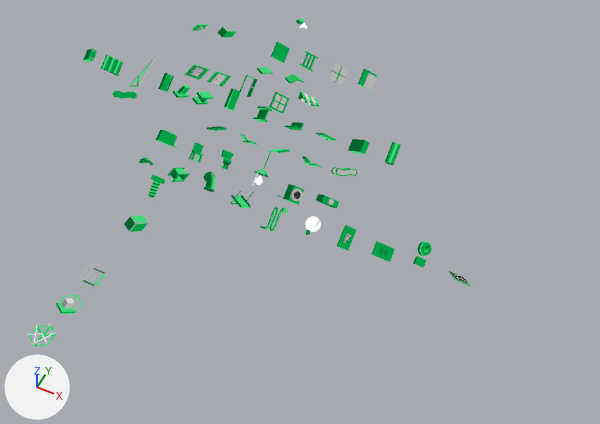
Two versions of the Blender file src/bonsai/blenderbim_icons.blend, one commit apart.
Camera for both pictures: a 50 mm camera at (25.0, -46.6, 40.4) aimed at (8.5, -13.5, -1.1). Lighting does not change. The marker at lower left points along +X, +Y and +Z. The older version comes first.

The first picture shows 'Cube.004', 'Toaster' and 56 more.
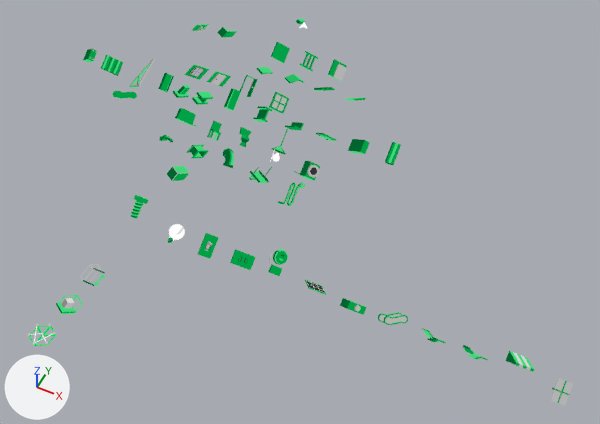
Not drawn themselves, but carrying or shaping drawn objects: ob_ops_authoring_bim, ob_ops_authoring_duct, ob_ops_authoring_pipe, ob_ops_authoring_covering, ob_ops_authoring_cablecarrier, ob_ops_authoring_cable, ob_ops_authoring_stairflight, ob_ops_authoring_rampflight, ob_ops_authoring_sanitaryterminal, ob_ops_authoring_lightfixture, ob_ops_authoring_electricappliance, ob_ops_authoring_curtainwall, ob_ops_authoring_furniture, ob_ops_authoring_transportelement, ob_ops_authoring_lamp, ob_ops_authoring_switch, ob_ops_authoring_outlet, ob_ops_authoring_shadingdevice, ob_ops_authoring_mechanicfastener, ob_ops_authoring_solardevice, ob_ops_authoring_audiovisualappliance, ob_ops_authoring_alarm, ob_ops_authoring_stair, ob_ops_authoring_ramp.

Location of each change, (x1, y1, x2, y2) in pixels of the pictures (600 x 424 px):
'CurtainWall', moved: before (329, 63, 348, 85); after (550, 378, 573, 405)
'switch', moved: before (337, 225, 356, 251); after (198, 233, 218, 259)
'gpo', moved: before (372, 241, 395, 262); after (230, 249, 255, 270)
'AlarmBell', moved: before (413, 241, 432, 268); after (268, 249, 288, 276)
'wm', moved: before (277, 184, 304, 205); after (294, 161, 320, 181)
'Covering', moved: before (358, 69, 377, 91); after (328, 59, 347, 81)
'Cube.019', moved: before (124, 215, 148, 232); after (167, 166, 189, 181)
'Escalator', moved: before (331, 167, 357, 176); after (378, 312, 408, 325)
'Toaster', moved: before (156, 130, 179, 148); after (175, 108, 198, 127)
'AwningShade', moved: before (298, 92, 319, 107); after (506, 351, 534, 372)
'LightBulb', moved: before (305, 216, 321, 235); after (168, 224, 185, 243)
'Cube.022', moved: before (167, 167, 190, 182); after (186, 144, 209, 158)
'Cable', moved: before (260, 207, 288, 232); after (278, 183, 306, 206)
'av', moved: before (316, 194, 339, 208); after (340, 298, 366, 315)
'Bolt', moved: before (148, 175, 165, 198); after (131, 195, 148, 218)
'Cube.023', moved: before (204, 172, 216, 192); after (223, 148, 234, 168)
'CableTray', moved: before (231, 191, 254, 208); after (249, 167, 272, 183)
'Chair', moved: before (189, 142, 204, 163); after (207, 121, 222, 141)
'Toilet', moved: before (221, 149, 234, 170); after (239, 127, 251, 147)
'PendantLight', moved: before (253, 151, 271, 185); after (270, 129, 288, 162)
'SolarPanel', moved: before (449, 271, 471, 286); after (305, 279, 326, 295)
'ramp', moved: before (302, 156, 322, 167); after (463, 345, 488, 360)
'stair', moved: before (240, 134, 257, 145); after (422, 328, 446, 343)
'StairFlight', moved: before (207, 126, 227, 131); after (314, 87, 335, 91)
'Cube.004', moved: before (138, 157, 153, 166); after (159, 135, 173, 143)
'Plane.001', moved: before (269, 149, 290, 153); after (346, 98, 366, 101)

The edits, one by one:
Object 'ops.authoring.bim' (ob_ops_authoring_bim) moves from (0.0, -20.0, 0.0) to (0.0, -14.98, 0.0).
Object 'ops.authoring.duct' (ob_ops_authoring_duct) moves from (0.0, -15.0, 0.0) to (0.0, -12.48, 0.0).
Object 'ops.authoring.pipe' (ob_ops_authoring_pipe) moves from (2.5, -15.0, 0.0) to (2.5, -12.48, 0.0).
Object 'ops.authoring.covering' (ob_ops_authoring_covering) moves from (7.5, 0.0, 0.0) to (5.0, 0.0, 0.0).
Object 'ops.authoring.cablecarrier' (ob_ops_authoring_cablecarrier) moves from (5.0, -15.0, 0.0) to (5.0, -12.48, 0.0).
Object 'ops.authoring.cable' (ob_ops_authoring_cable) moves from (7.5, -15.0, 0.0) to (7.5, -12.48, 0.0).
Object 'ops.authoring.stairflight' (ob_ops_authoring_stairflight) moves from (0.00564, -9.862, 0.0) to (5.0, -2.5, 0.0).
Object 'ops.authoring.rampflight' (ob_ops_authoring_rampflight) moves from (5.006, -9.862, 0.0) to (7.5, -2.5, 0.0).
Object 'ops.authoring.sanitaryterminal' (ob_ops_authoring_sanitaryterminal) moves from (2.5, -12.5, 0.0) to (2.5, -9.984, 0.0).
Object 'ops.authoring.lightfixture' (ob_ops_authoring_lightfixture) moves from (5.0, -12.5, 0.0) to (5.0, -9.984, 0.0).
Object 'ops.authoring.electricappliance' (ob_ops_authoring_electricappliance) moves from (7.5, -12.5, 0.0) to (7.5, -9.984, 0.0).
Object 'ops.authoring.curtainwall' (ob_ops_authoring_curtainwall) moves from (5.0, 0.0, 0.0) to (27.49, -19.48, 0.0).
Object 'ops.authoring.furniture' (ob_ops_authoring_furniture) moves from (0.0, -12.52, 0.0) to (0.0, -10.0, 0.0).
Object 'Toaster' (ob_toaster) moves from (-2.5, -12.78, 0.0) to (-2.5, -10.27, 0.0).
Object 'Cube.004' (ob_cube_004) moves from (-6.01, -14.64, 0.0) to (-6.01, -12.12, 0.0).
Object 'ops.authoring.transportelement' (ob_ops_authoring_transportelement) moves from (10.0, -9.862, 0.0) to (17.49, -19.48, 0.0).
Object 'ops.authoring.lamp' (ob_ops_authoring_lamp) moves from (10.0, -15.0, 0.0) to (2.5, -19.48, 0.0).
Object 'ops.authoring.switch' (ob_ops_authoring_switch) moves from (12.5, -15.0, 0.0) to (5.0, -19.48, 0.0).
Object 'ops.authoring.outlet' (ob_ops_authoring_outlet) moves from (15.0, -15.0, 0.0) to (7.5, -19.48, 0.0).
Object 'ops.authoring.shadingdevice' (ob_ops_authoring_shadingdevice) moves from (5.0, -5.0, 0.0) to (24.99, -19.48, 0.0).
Object 'ops.authoring.mechanicfastener' (ob_ops_authoring_mechanicfastener) moves from (0.0, -17.5, 0.0) to (0.0, -19.48, 0.0).
Object 'ops.authoring.solardevice' (ob_ops_authoring_solardevice) moves from (20.0, -15.0, 0.0) to (12.5, -19.48, 0.0).
Object 'ops.authoring.audiovisualappliance' (ob_ops_authoring_audiovisualappliance) moves from (10.0, -12.5, 0.0) to (14.99, -19.48, 0.0).
Object 'ops.authoring.alarm' (ob_ops_authoring_alarm) moves from (17.5, -15.0, 0.0) to (10.0, -19.48, 0.0).
Object 'ops.authoring.stair' (ob_ops_authoring_stair) moves from (2.5, -9.862, 0.0) to (19.99, -19.48, 0.0).
Object 'ops.authoring.ramp' (ob_ops_authoring_ramp) moves from (7.5, -9.862, 0.0) to (22.49, -19.48, 0.0).
